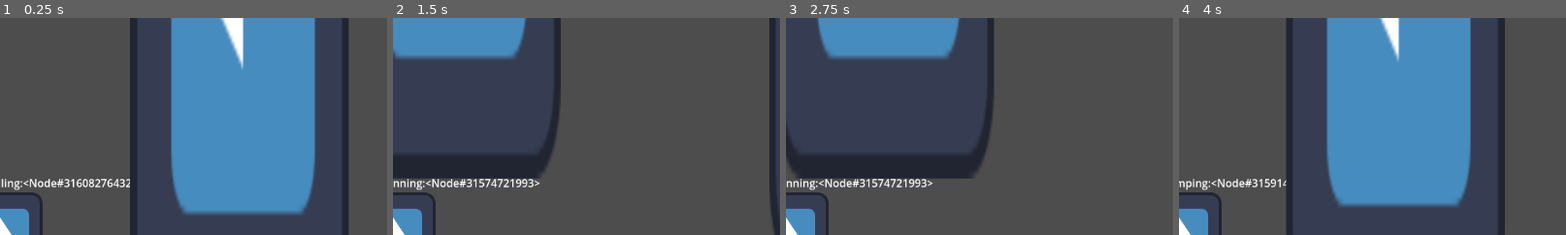
Above: before the commit, frames 1-4 (left to right).
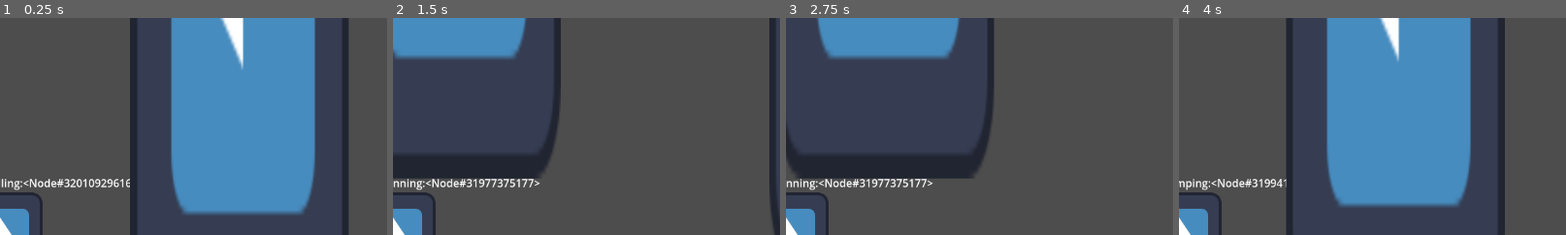
Above: after the commit, the same moments.

Repository: FoxedGuy/rune-ruins
Game: Godot game, scene res://player/PlayerTest.tscn
Same seed, same stepped clock (60 frames per second), same inputs: the game is played once before the commit and once after it. The engine's default icon, where the game draws it, is replaced by a stand-in: a white triangle on a blue panel in a dark square.
Inputs:
- Up to frame 1 (0.25 s): no input
- Up to frame 2 (1.5 s): hold D (move_right) from 0.53 s (still down); tap W (move_jump) at 0.77 s
- Up to frame 3 (2.75 s): tap W (move_jump) at 1.52 s; release D (move_right) at 2.03 s; hold A (move_left) from 2.03 s (still down)
- Up to frame 4 (4 s): release A (move_left) at 2.78 s; hold D (move_right) from 2.78 s (still down); tap W (move_jump) at 3.02, 3.77 s
The pictures show only the part of the screen within x 50-100%, y 0-50%; the shares and areas given below are measured in that part.

The runs differ from the first frame. In frame 1, 0.3% of the frame differs, in the area x 18-34%, y 74-79%; in frame 2, 0.3%; in frame 3, 0.3%; in frame 4, less than 0.1%.

Commit message:
added init function

Diff:
--- a/player/Player.gd
+++ b/player/Player.gd
@@ -33,10 +33,22 @@
 signal mana_changed(current_mana)
 signal stamina_changed(current_stamina)
 
-func _ready() -> void:
+func _init() -> void:
+	#TODO: load from savefile/resource?
+	max_health = 100
+	max_mana = 50
+	max_stamina = 70
+
 	health = 100
 	mana = 50
-	stamina = 80
+	stamina = 70
+
+	level = 1
+	experience_points = 0
+	experience_to_next_level = 100
+
+func _ready() -> void:
+	print("Player ready!")
 
 func attack() -> void:
 	stamina -= 10
